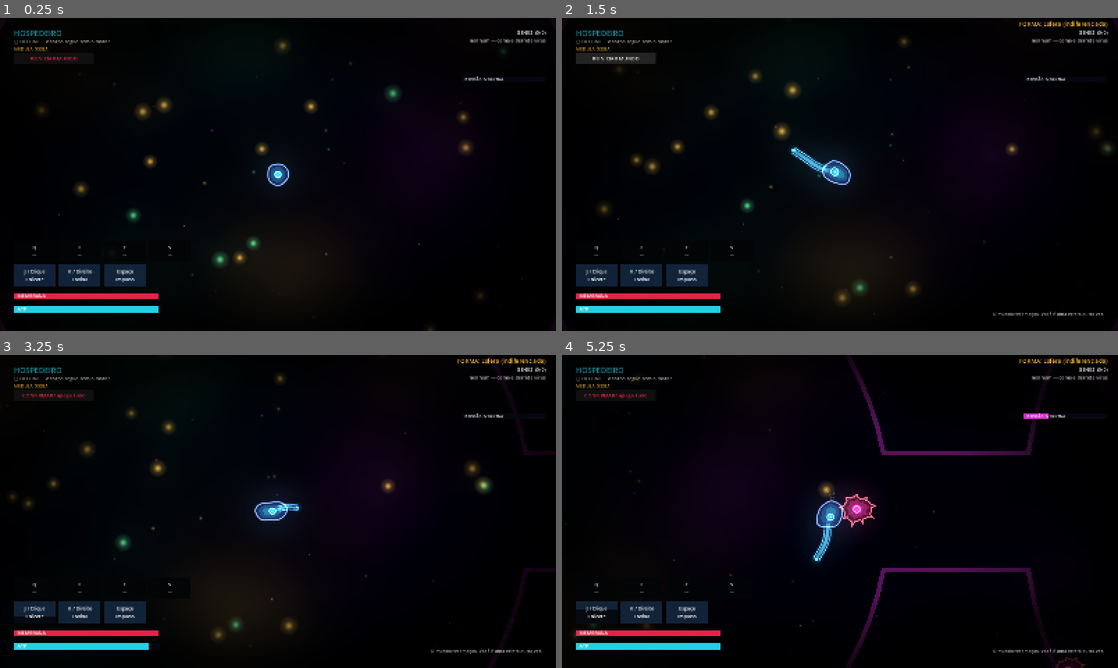
Above: before the commit, frames 1-4 (two rows, left to right).
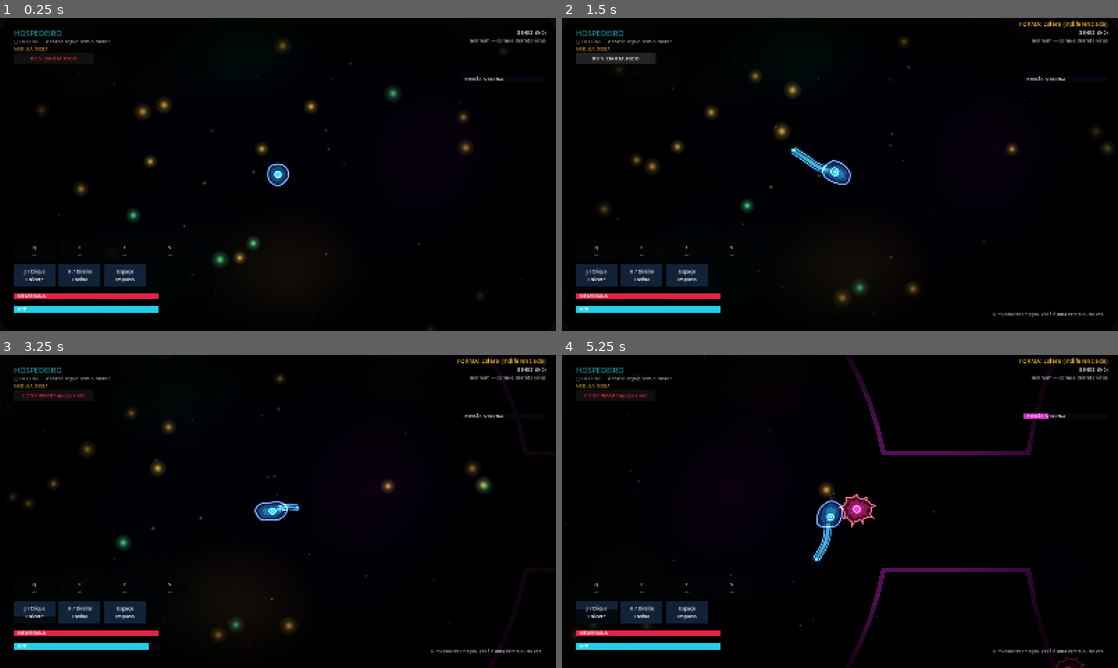
Above: after the commit, the same moments.

Repository: jodaltro/mmorpg
Game: Godot game, scene res://scenes/main.tscn
Two runs of this game, one before a commit and one after it. Both use one fixed random seed, a clock stepped at 60 frames per second and the inputs below.
Inputs (mouse positions are in pixels of both pictures, inside the frame that each line leads up to):
- Up to frame 1 (0.25 s): no input
- Up to frame 2 (1.5 s): click "REINICIAR MUNDO" at 0.5 s; click "CONFIRMAR? apaga tudo" at 1.25 s
- Up to frame 3 (3.25 s): click "REINICIAR MUNDO" at 2 s; move the mouse to (400, 495) at 2.77 s; hold D (bio_right) from 2.78 s (still down); tap Q (bio_ab_1) at 2.85 s; click (400, 495) at 2.92 s
- Up to frame 4 (5.25 s): release D (bio_right) at 3.5 s; drag from (728, 527) to (678, 467) at 3.52 s; move the mouse to (895, 442) at 4.27 s; hold D (bio_right) 4.28-5 s; tap C (bio_ab_3) at 4.35 s; click (895, 442) at 4.42 s; drag from (812, 574) to (600, 633) at 5.02 s

The runs differ from the first frame. In frame 2, 0.2% of the frame differs, in the area x 44-52%, y 43-55%; in frame 3, 0.1%; in frame 4, 0.5%, in the area x 44-54%, y 44-61%.

Commit message:
Calmer light, a clear way into the granuloma and no silent wait
Lower global bloom so shapes read; the dungeon modifier is decided within
one tick with an on-screen notice; guide arrow, gate label and a prompt
tell how to enter.

Co-Authored-By: Claude Sonnet 5.5 <noreply@anthropic.com>

Diff:
--- a/clients/hospedeiro/scripts/runtime/bio_gate.gd
+++ b/clients/hospedeiro/scripts/runtime/bio_gate.gd
@@ -36,7 +36,17 @@
 			var a := i * TAU / segs + _t * (0.08 if ring % 2 == 0 else -0.08)
 			draw_arc(Vector2.ZERO, rr, a, a + TAU / segs * 0.78, 6, BioArt.with_alpha(pink, 0.55 - 0.12 * ring), 6.0 - ring, true)
 	var pulse := 0.5 + 0.5 * sin(_t * 1.6)
-	draw_texture_rect(BioArt.glow_texture(), Rect2(Vector2.ONE * -r * 0.5, Vector2.ONE * r), false, Color(0.55, 0.9, 0.25, 0.18 + 0.12 * pulse))
+	draw_texture_rect(BioArt.glow_texture(), Rect2(Vector2.ONE * -r * 0.5, Vector2.ONE * r), false, Color(0.55, 0.9, 0.25, 0.08 + 0.05 * pulse))
 	draw_circle(Vector2.ZERO, r * 0.14, Color(0.1, 0.2, 0.05, 0.6))
+	var font := ThemeDB.fallback_font
+	var title := "GRANULOMA"
+	var color := Color(0.85, 1.0, 0.6, 0.95) if eligible else Color(0.7, 0.75, 0.8, 0.8)
+	draw_string(font, Vector2(-100.0, r + 34.0), title, HORIZONTAL_ALIGNMENT_CENTER, 200.0, 24, color)
+	var line := ""
 	if is_near():
-		draw_arc(Vector2.ZERO, r * 1.2, 0.0, TAU, 56, Color(1, 1, 1, 0.25 + 0.2 * pulse), 2.0, true)
+		draw_arc(Vector2.ZERO, r * 1.2, 0.0, TAU, 56, Color(1, 1, 1, 0.5 + 0.3 * pulse), 2.0, true)
+		line = "Aperte E para entrar" if eligible else hint
+	elif eligible:
+		line = "uma masmorra: chegue perto"
+	if line != "":
+		draw_string(font, Vector2(-170.0, r + 60.0), line, HORIZONTAL_ALIGNMENT_CENTER, 340.0, 18, Color(1, 1, 1, 0.95) if is_near() else color)
--- a/clients/hospedeiro/scripts/runtime/bio_host_sync.gd
+++ b/clients/hospedeiro/scripts/runtime/bio_host_sync.gd
@@ -249,6 +249,8 @@
 			open = bool(o.get("eligible", false))
 			if open:
 				hint = ""
+	if open and not _world.gate.eligible:
+		system.push_feed("O Granuloma abriu para você: siga a seta até os anéis na corrente sanguínea e aperte E.")
 	_world.gate.eligible = open
 	_world.gate.hint = hint
 	var run: Variant = d.get("run")
@@ -257,8 +259,12 @@
 	var state := str(run.get("state", ""))
 	var seed_value := int(run.get("seed", 0))
 	var mod: Variant = run.get("modifier")
-	if state == "preparing" and _dungeon_state != "preparing":
-		system.push_feed("O granuloma se prepara…")
+	if state != "preparing" and _world.hud.banner_text().begins_with("Entrando no granuloma"):
+		_world.hud.show_banner("")
+	if state == "preparing":
+		_world.hud.show_banner("Entrando no granuloma…  o Jev escolhe o desafio desta vez")
+		if _dungeon_state != "preparing":
+			system.push_feed("O granuloma se prepara…")
 	elif state == "active":
 		if not _world.dungeon.active and (_dungeon_state != "active" or seed_value != _dungeon_seed):
 			_world.dungeon.start(run)
--- a/clients/hospedeiro/scripts/runtime/bio_hud.gd
+++ b/clients/hospedeiro/scripts/runtime/bio_hud.gd
@@ -20,6 +20,7 @@
 
 var _banner: Label
 var _dungeon_label: Label
+var _guide: Label
 var _restart_button: Button
 var _restart_armed_until := 0.0
 var _abilities: BioAbilityRunner
@@ -60,6 +61,19 @@
 		return
 	_restart_armed_until = now + CONFIRM_SECONDS
 	_restart_button.text = "CONFIRMAR? apaga tudo"
+
+
+## An arrow at the edge of the screen pointing at something far away (the granuloma), with a short text.
+func set_guide(on: bool, direction: Vector2, text: String) -> void:
+	_guide.visible = on
+	if not on:
+		return
+	var size := get_viewport().get_visible_rect().size
+	var d := direction.normalized() if direction.length() > 0.01 else Vector2.RIGHT
+	var half := size * 0.5 - Vector2(90.0, 70.0)
+	var scale := minf(half.x / maxf(absf(d.x), 0.001), half.y / maxf(absf(d.y), 0.001))
+	_guide.text = text
+	_guide.position = size * 0.5 + d * scale - _guide.size * 0.5
 
 
 func set_dungeon_text(text: String) -> void:
@@ -136,6 +150,14 @@
 	_restart_button.pressed.connect(press_restart)
 	add_child(_restart_button)
 
+	_guide = Label.new()
+	_guide.visible = false
+	_guide.add_theme_font_size_override("font_size", 18)
+	_guide.add_theme_color_override("font_color", Color(0.85, 1.0, 0.6, 0.95))
+	_guide.add_theme_color_override("font_outline_color", Color(0, 0, 0, 0.9))
+	_guide.add_theme_constant_override("outline_size", 6)
+	_guide.mouse_filter = Control.MOUSE_FILTER_IGNORE
+	add_child(_guide)
 	_dungeon_label = Label.new()
 	_dungeon_label.set_anchors_and_offsets_preset(Control.PRESET_CENTER_TOP)
 	_dungeon_label.offset_left = -400
--- a/clients/hospedeiro/scripts/runtime/bio_world.gd
+++ b/clients/hospedeiro/scripts/runtime/bio_world.gd
@@ -377,6 +377,12 @@
 		if now != region:
 			region = now
 			region_changed.emit(region)
+	if gate != null and gate.eligible and not dungeon.active and player.is_active():
+		var to := gate.global_position - player.global_position
+		var far := to.length() > 9.0 * BioArt.UNIT
+		hud.set_guide(far, to, "%s  Granuloma · %d" % ["➤", roundi(to.length() / BioArt.UNIT)])
+	else:
+		hud.set_guide(false, Vector2.ZERO, "")
 	if not sync.wants_numbers():
 		for i in 3:
 			if Input.is_action_just_pressed("bio_pick_%d" % (i + 1)):
@@ -440,11 +446,11 @@
 	var env := Environment.new()
 	env.background_mode = Environment.BG_CANVAS
 	env.glow_enabled = true
-	env.glow_intensity = 1.8
-	env.glow_strength = 1.2
-	env.glow_bloom = 0.25
+	env.glow_intensity = 0.55
+	env.glow_strength = 0.8
+	env.glow_bloom = 0.03
 	env.glow_blend_mode = Environment.GLOW_BLEND_MODE_ADDITIVE
-	env.glow_hdr_threshold = 0.45
+	env.glow_hdr_threshold = 1.0
 	var holder := WorldEnvironment.new()
 	holder.name = "GlowEnvironment"
 	holder.environment = env
--- /dev/null
+++ b/clients/hospedeiro/tests/e2e_dungeon_play.gd
@@ -0,0 +1,98 @@
+extends SceneTree
+## Plays the granuloma the way a person would (engine on, real renderer): enters it and fights for a while with the ability keys,
+## measuring frame times to catch freezes. Prints the worst frame and whether the process kept advancing.
+##   godot --path clients/hospedeiro --script res://tests/e2e_dungeon_play.gd -- <engine_url> <output_dir>
+
+var world: BioWorld
+var worst_ms := 0.0
+var frames := 0
+var last := 0
+
+
+func _initialize() -> void:
+	_run.call_deferred()
+
+
+func _process(_delta: float) -> bool:
+	var now := Time.get_ticks_usec()
+	if last > 0:
+		worst_ms = maxf(worst_ms, (now - last) / 1000.0)
+	last = now
+	frames += 1
+	return false
+
+
+func _run() -> void:
+	var args := OS.get_cmdline_user_args()
+	var url: String = args[0] if args.size() > 0 else "http://127.0.0.1:8096"
+	var out_dir: String = args[1] if args.size() > 1 else "."
+	world = load("res://scenes/main.tscn").instantiate() as BioWorld
+	world.save_path = ""
+	world.engine_url = url
+	world.identity_path = "user://e2e_identity_%d.json" % Time.get_ticks_usec()
+	world.virus_count = 0
+	root.add_child(world)
+	await _until(func() -> bool: return world.sync.link.online, 20.0)
+	BioFactory.spawn_nutrient(world, world.player.global_position, BioNutrientRules.Kind.GLUCOSE)
+	world.player.global_position = BioBodyMap.center_px(BioBodyMap.SANGUE)
+	for i in 9:
+		world.virus_destroyed.emit()
+		await create_timer(0.1).timeout
+	await _until(func() -> bool: return world.gate.eligible, 30.0)
+	world.player.global_position = world.gate.global_position + Vector2(-16.0, 4.0) * BioArt.UNIT
+	await create_timer(0.5).timeout
+	await _shot(out_dir, "ux_0_far")
+	world.player.global_position = world.gate.global_position + Vector2(1.0, 1.0) * BioArt.UNIT
+	await create_timer(0.3).timeout
+	var ctrl := world.player.get_node("Controller") as BioCellController
+	for child in world.player.get_children():
+		if child is BioPlayerInput:
+			child.set_process(false)
+	await _shot(out_dir, "ux_1_gate_near")
+	var t0 := Time.get_ticks_msec()
+	world.sync.enter_dungeon()  # what the E key does next to the gate
+	await create_timer(1.0).timeout
+	await _shot(out_dir, "ux_2_preparing")
+	print("pressed E near the gate; near=", world.gate.is_near(), " eligible=", world.gate.eligible)
+	await create_timer(1.5).timeout
+	print("run in view: ", str(world.sync.link.view.get("dungeon", {}).get("run", null)).left(200))
+	if not await _until(func() -> bool: return world.dungeon.active, 40.0):
+		print("FAILED: the run never started")
+		quit(1)
+		return
+	print("seconds from E to inside: ", (Time.get_ticks_msec() - t0) / 1000.0)
+	print("inside, frames so far ", frames, " worst frame ms ", worst_ms)
+	var started := Time.get_ticks_msec()
+	var hang_at := frames
+	while Time.get_ticks_msec() - started < 30000:
+		var target: BioCellActor = null
+		var best := INF
+		for e in world.dungeon.enemies():
+			var d := (e as BioCellActor).global_position.distance_to(world.player.global_position)
+			if d < best:
+				best = d
+				target = e
+		if target != null:
+			var to := target.global_position - world.player.global_position
+			ctrl.set_aim(to)
+			ctrl.move(to.normalized() * 0.5)
+			ctrl.lash()
+		await create_timer(0.1).timeout
+		if world.player.combatant.actor.vitals.membrane < 30.0:
+			world.player.combatant.actor.vitals.membrane = world.player.combatant.actor.vitals.max_membrane
+	print("played 30 s: frames advanced ", frames - hang_at, ", worst frame ms ", worst_ms, ", room ", world.dungeon.room_index, ", enemies ", world.dungeon.enemies().size())
+	root.get_texture().get_image().save_png("%s/play.png" % out_dir)
+	quit(0)
+
+
+func _until(cond: Callable, seconds: float) -> bool:
+	var deadline := Time.get_ticks_msec() + int(seconds * 1000.0)
+	while Time.get_ticks_msec() < deadline:
+		if cond.call():
+			return true
+		await create_timer(0.2).timeout
+	return false
+
+func _shot(dir: String, name: String) -> void:
+	await create_timer(0.15).timeout
+	root.get_texture().get_image().save_png("%s/%s.png" % [dir, name])
Not shown, added: clients/hospedeiro/tests/capture_organelles.gd.uid
Not shown, added: clients/hospedeiro/tests/e2e_dungeon_play.gd.uid
Not shown, changed: Docs/Validation/Hospedeiro.md
Not shown, added: clients/hospedeiro/tools/fix_dungeon_ux.py
Not shown, changed: engine/core/dungeon.go
